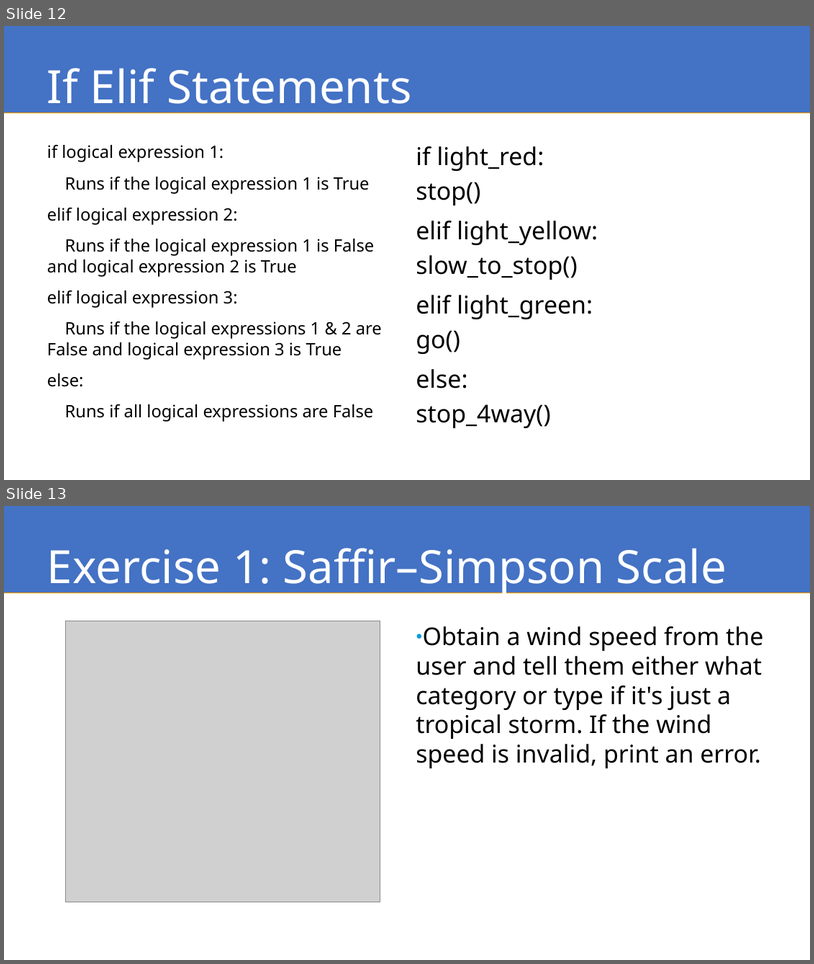
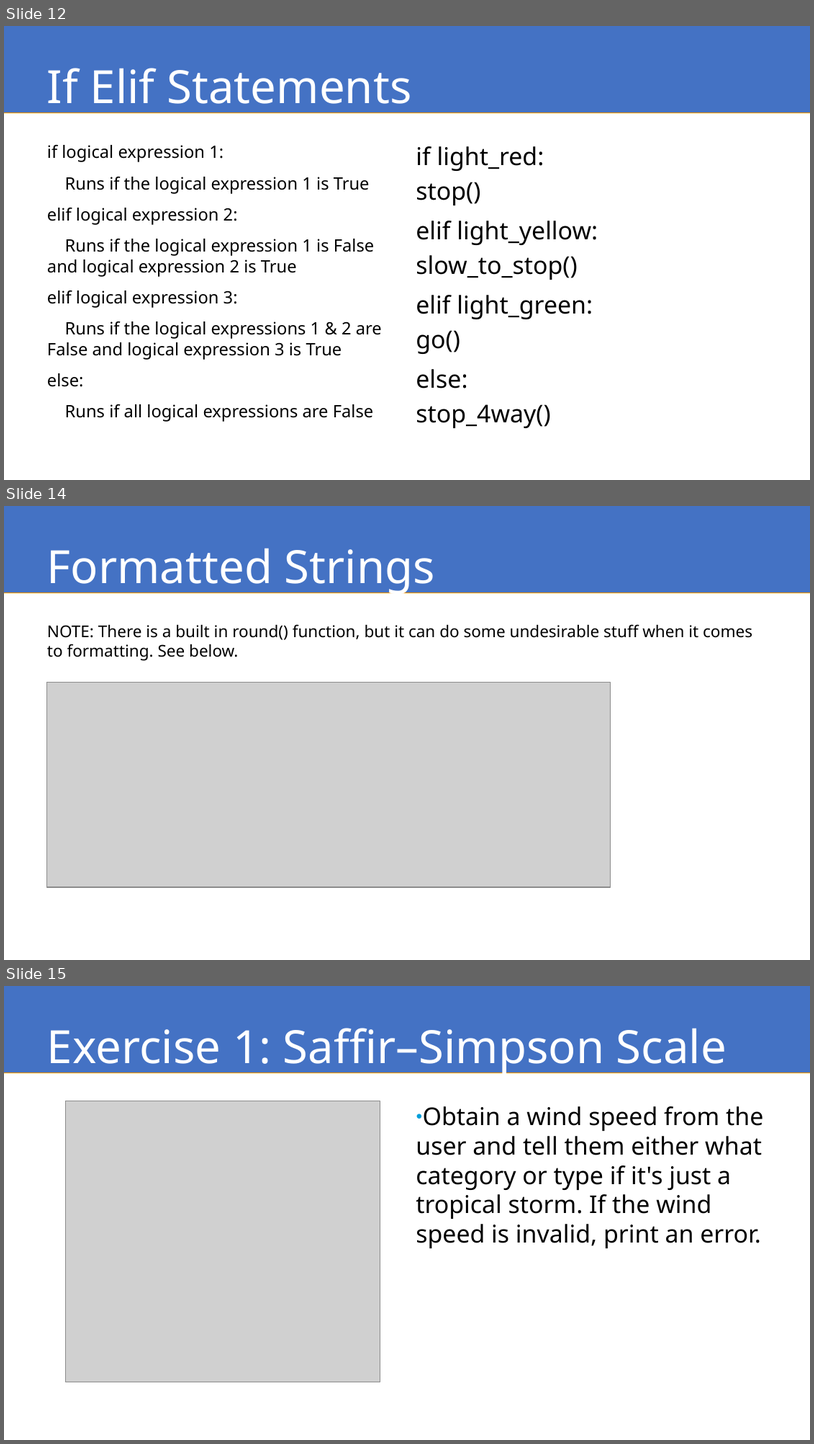
Before and after one commit to KUEECS168/wed-11-00-am-lab02-correct-one-Anahita1257, a slide deck: Lab2.pptx. Shown one above the other, each under a label of ours: slides 12 and 13 before the commit, slides 12, 14 and 15 after it; the slides between them are not shown. The pictures are 814x964 and 814x1444 pixels, drawn with LibreOffice and Linux fonts; fonts in the diff are those of the drawing; grey boxes stand for pictures. Boxes give left, top, right and bottom in pixels: in the first picture for what was removed or moved away, otherwise in the second. Text is boxed around its words. In the diff, an @@ line names an element or a change of style, - is before the commit and + after.

```diff
--- a/Lab2.pptx
+++ b/Lab2.pptx
@@ slide 14 added at [4,506,810,960], background #FFFFFF; not listed: 1 template element that a slide beside it also shows @@
@@ title added at [47,548,435,595], 45 pt, text #FFFFFF @@
+Formatted Strings
@@ text added at [47,624,753,661], 16 pt, text #000000 @@
+NOTE: There is a built in round() function, but it can do some undesirable stuff when it comes to formatting. See below.
@@ picture added at [47,682,611,886] @@
@@ what was slide 13 is now slide 15 @@
```
Also in this commit, not shown: 1 other slide added.
